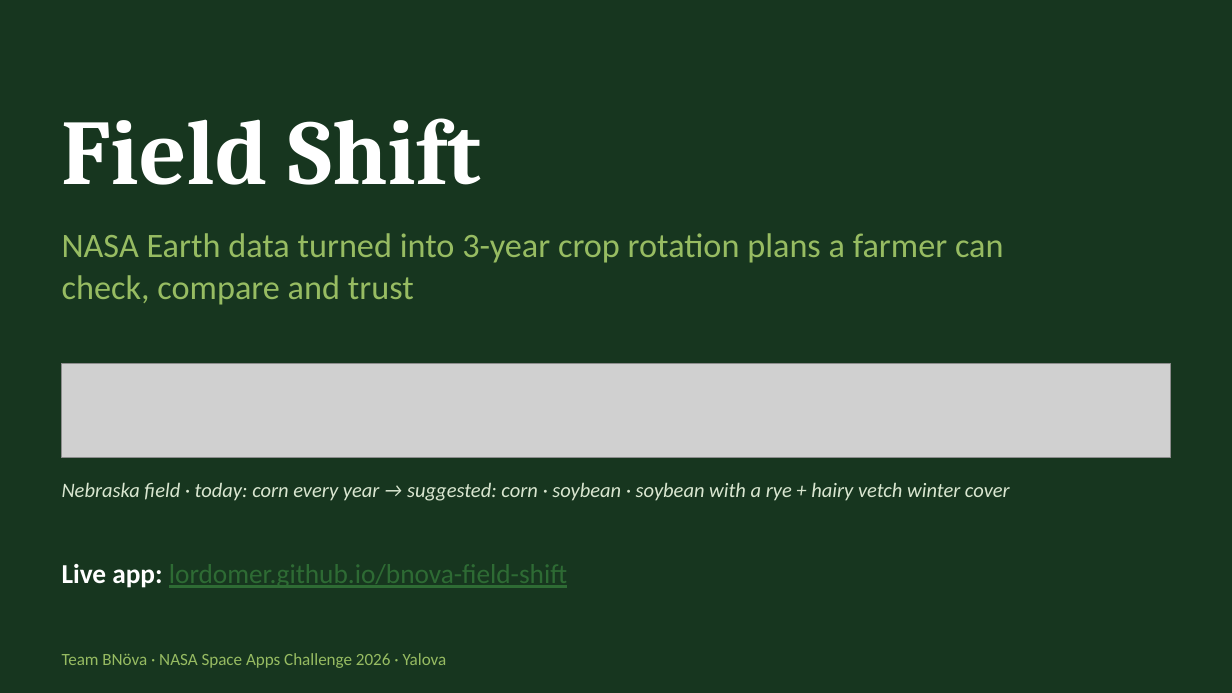
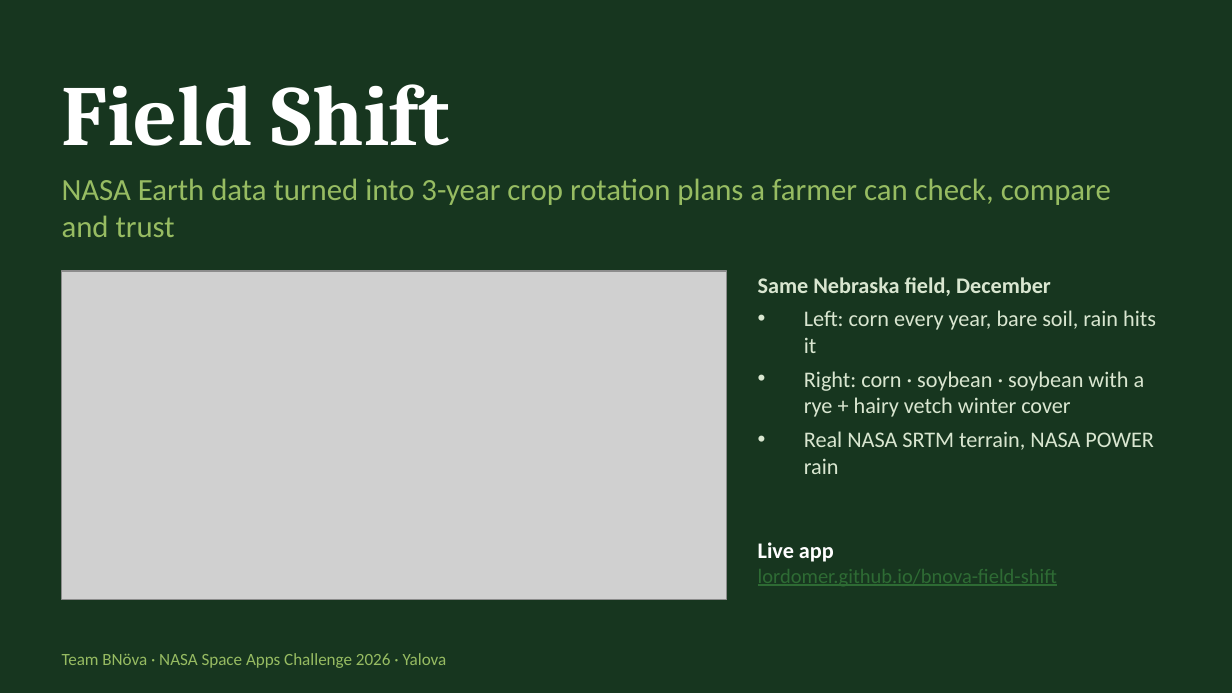
Before and after one commit to LordOmer/bnova-field-shift, a slide deck: slide 1 of presentation/FieldShift_BNova_Pitch.pptx. Drawn at 1232x693 pixels with LibreOffice and Linux fonts; fonts in the diff are those of the drawing; grey boxes stand for pictures. Boxes give left, top, right and bottom in pixels: in the first picture for what was removed or moved away, otherwise in the second. Text is boxed around its words. In the diff, an @@ line names an element or a change of style, - is before the commit and + after.

```diff
--- a/presentation/FieldShift_BNova_Pitch.pptx
+++ b/presentation/FieldShift_BNova_Pitch.pptx
@@ text "Field Shift": place and size @@
-text "Field Shift" at bbox=[62, 118, 480, 185]
+text "Field Shift" at bbox=[62, 84, 450, 146]
@@ text "Field Shift" at bbox=[62, 84, 450, 146]: size 54 to 50 pt @@
@@ text "NASA Earth data turned into ...": place and size @@
-text "NASA Earth data turned into ..." at bbox=[62, 233, 1004, 305]
+text "NASA Earth data turned into ..." at bbox=[62, 178, 1111, 237]
@@ text "NASA Earth data turned into ..." at bbox=[62, 178, 1111, 237]: size 20 to 18 pt @@
@@ picture: place and size @@
-picture at bbox=[62, 363, 1170, 458]
+picture at bbox=[62, 271, 727, 600]
@@ text "Same Nebraska field, December" at bbox=[758, 277, 1156, 474]: vertical alignment middle to top @@
@@ text at bbox=[758, 277, 1156, 474]: text changed; size 12 to 13 pt; italic off @@
-Nebraska field · today: corn every year → suggested: corn · soybean · soybean with a rye + hairy vetch winter cover
+Same Nebraska field, December
+• Left: corn every year, bare soil, rain hits it
+• Right: corn · soybean · soybean with a rye + hairy vetch winter cover
+• Real NASA SRTM terrain, NASA POWER rain
@@ text "Live app" at bbox=[758, 542, 1057, 586]: vertical alignment middle to top @@
@@ text at bbox=[758, 542, 1057, 586]: text changed; size 16 to 12 pt @@
-Live app: lordomer.github.io/bnova-field-shift
+Live app
+lordomer.github.io/bnova-field-shift
```
Also in this commit, not shown: 11 other files.
